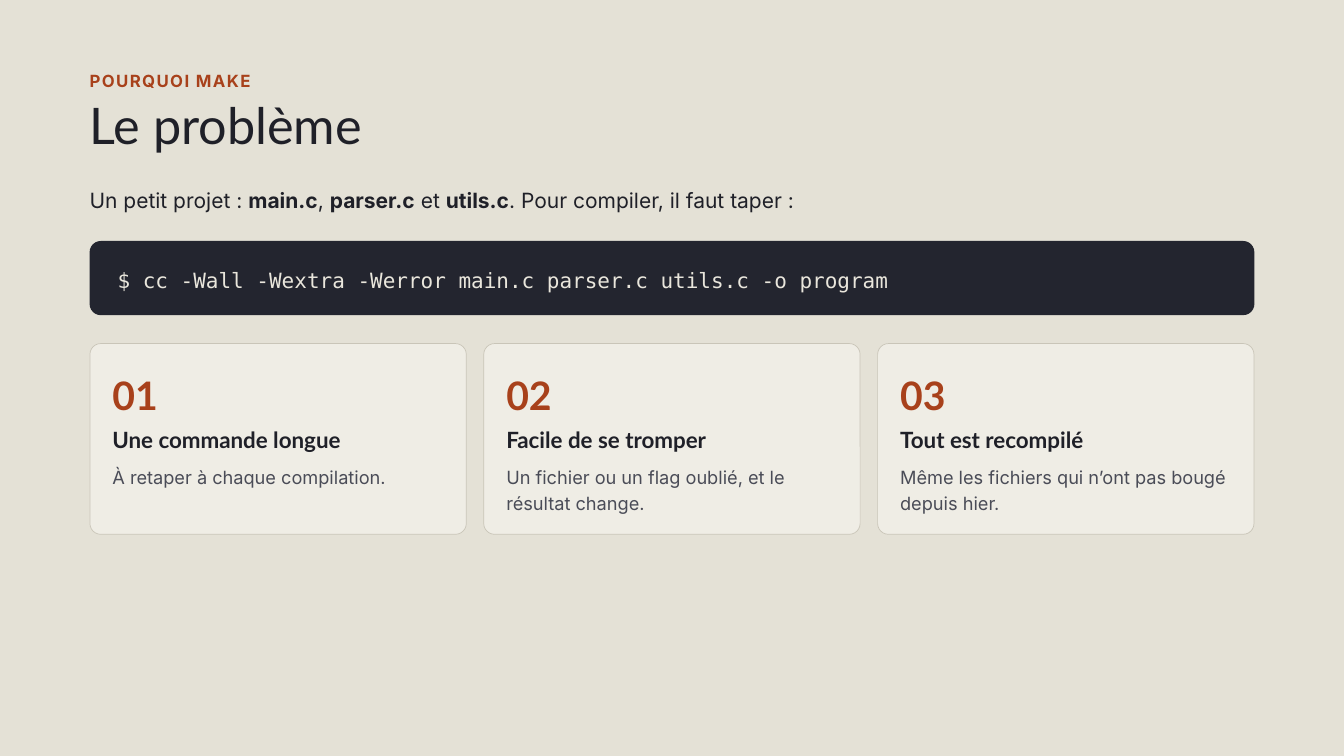
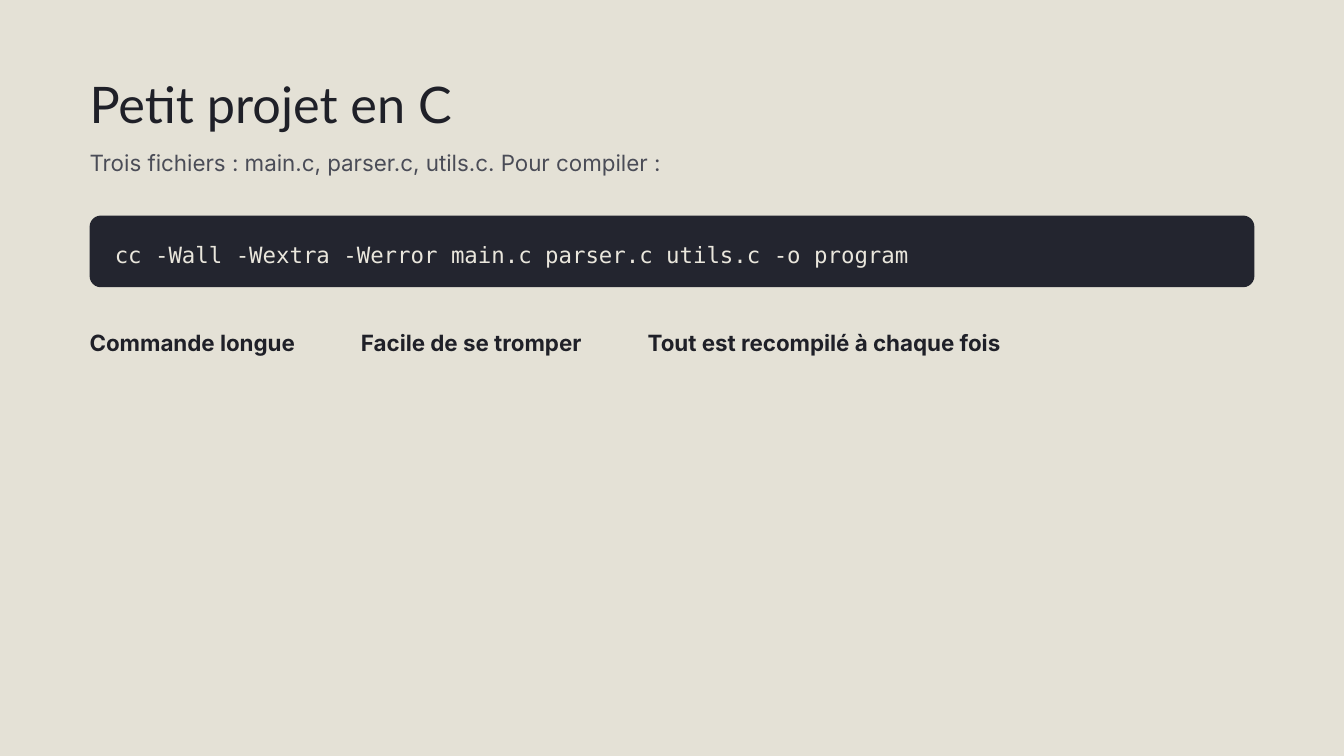
Before and after one commit to Blaeste/42-know, a slide deck: slide 2 of Makefile.pptx. Drawn at 1344x756 pixels with LibreOffice and Linux fonts; fonts in the diff are those of the drawing. Boxes give left, top, right and bottom in pixels: in the first picture for what was removed or moved away, otherwise in the second. Text is boxed around its words. In the diff, an @@ line names an element or a change of style, - is before the commit and + after.

```diff
--- a/Makefile.pptx
+++ b/Makefile.pptx
@@ title at [90,86,452,132]: text changed; size 12 to 36 pt; font Inter to Lato; text colour #A8411B to #1F2028; bold off @@
-POURQUOI MAKE
+Petit projet en C
@@ title removed at [90,107,362,153] @@
-Le problème
@@ text at [90,154,648,176]: text changed; size 15 to 16 pt; text colour #1F2028 to #4A4C57 @@
-Un petit projet : main.c, parser.c et utils.c. Pour compiler, il faut taper :
+Trois fichiers : main.c, parser.c, utils.c. Pour compiler :
@@ rounded rectangle "cc -Wall -Wextra -Werror main.c ...": place and size @@
-rounded rectangle "cc -Wall -Wextra -Werror main.c ..." at [90,241,1255,316]
+rounded rectangle "cc -Wall -Wextra -Werror main.c ..." at [90,216,1255,287]
@@ rounded rectangle "cc -Wall -Wextra -Werror main.c ..." at [90,216,1255,287]: proportions changed @@
@@ text in rounded rectangle at [115,246,908,268]: text changed; size 15 to 16 pt @@
-$ cc -Wall -Wextra -Werror main.c parser.c utils.c -o program
+cc -Wall -Wextra -Werror main.c parser.c utils.c -o program
@@ text "Facile de se tromper": place and size @@
-text "Facile de se tromper" at [506,431,706,452]
+text "Facile de se tromper" at [361,334,581,356]
@@ text "Facile de se tromper" at [361,334,581,356]: font Lato to Inter; line spacing 19.2pt to 20.8pt @@
@@ text at [90,334,295,356]: text changed; font Lato to Inter @@
-Une commande longue
+Commande longue
@@ rounded rectangle removed at [90,344,466,534] @@
@@ rounded rectangle removed at [484,344,860,534] @@
@@ text at [648,334,1001,356]: text changed; font Lato to Inter @@
-Tout est recompilé
+Tout est recompilé à chaque fois
@@ rounded rectangle removed at [878,344,1254,534] @@
@@ text removed at [112,381,157,411] @@
-01
@@ text removed at [506,381,551,411] @@
-02
@@ text removed at [900,381,945,411] @@
-03
@@ text removed at [112,469,385,488] @@
-À retaper à chaque compilation.
@@ text removed at [506,470,785,514] @@
-Un fichier ou un flag oublié, et le résultat change.
@@ text removed at [900,470,1225,514] @@
-Même les fichiers qui n’ont pas bougé depuis hier.
```
Also in this commit, not shown: 10 other slides changed, 10 slides added, 12 slides removed, 3 other files.
